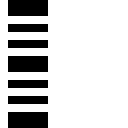
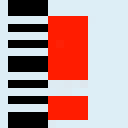
Comparing the layer stacks of the two 128x128 images. Changes:
showed "Layer 2" over [left=40, top=16, right=96, bottom=128]
added layer "Layer 3" (2nd of 2) over [left=0, top=0, right=128, bottom=128]
